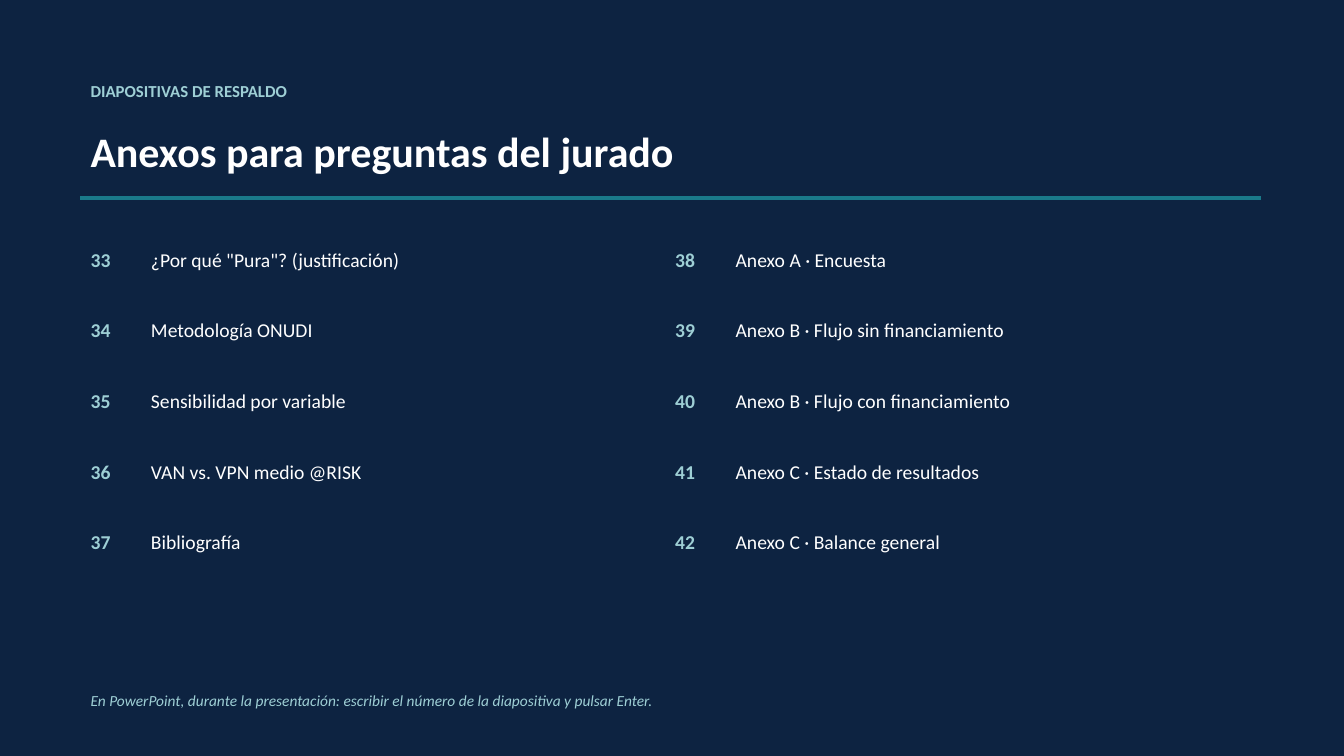
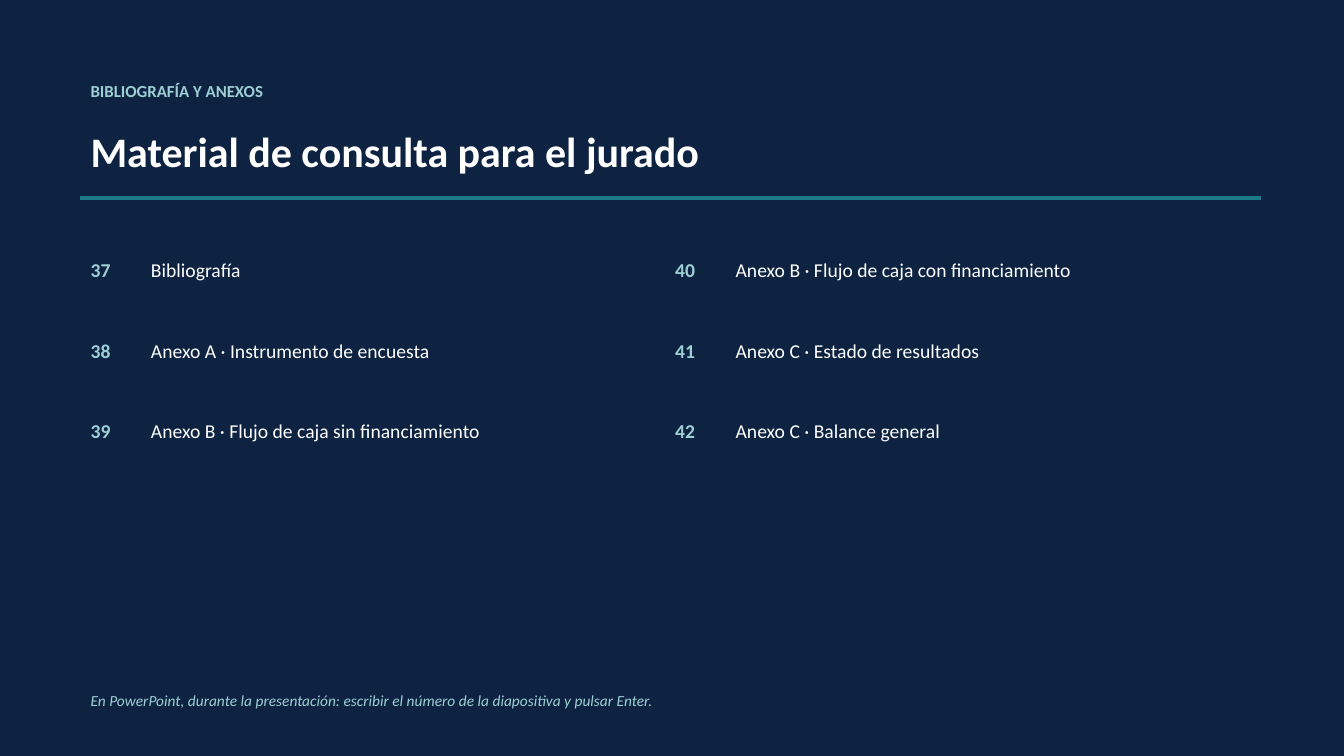
Before and after one commit to modelqdeluxe-ops/ss, a slide deck: slide 36 of Defensa_Tesis_Jaime_Fredy_Horacio_corregida.pptx (slide 32 before the commit). Drawn at 1344x756 pixels with LibreOffice and Linux fonts; fonts in the diff are those of the drawing. Boxes give left, top, right and bottom in pixels: in the first picture for what was removed or moved away, otherwise in the second. Text is boxed around its words. In the diff, an @@ line names an element or a change of style, - is before the commit and + after.

```diff
--- a/Defensa_Tesis_Jaime_Fredy_Horacio_corregida.pptx
+++ b/Defensa_Tesis_Jaime_Fredy_Horacio_corregida.pptx
@@ text at [91,83,263,97]: text changed @@
-DIAPOSITIVAS DE RESPALDO
+BIBLIOGRAFÍA Y ANEXOS
@@ text at [91,137,699,174]: text changed @@
-Anexos para preguntas del jurado
+Material de consulta para el jurado
@@ text "37": place and size @@
-text "37" at [91,536,111,549]
+text "37" at [91,264,111,277]
@@ text removed at [91,254,111,267] @@
-33
@@ text "Bibliografía": place and size @@
-text "Bibliografía" at [151,535,241,553]
+text "Bibliografía" at [151,263,241,281]
@@ text removed at [151,253,399,271] @@
-¿Por qué "Pura"? (justificación)
@@ text "40": place and size @@
-text "40" at [675,395,695,408]
+text "40" at [675,264,695,277]
@@ text at [736,263,1070,281]: text changed @@
-Anexo B · Flujo con financiamiento
+Anexo B · Flujo de caja con financiamiento
@@ text "38": place and size @@
-text "38" at [675,253,695,267]
+text "38" at [91,344,111,358]
@@ text removed at [91,324,111,337] @@
-34
@@ text removed at [151,323,312,341] @@
-Metodología ONUDI
@@ text "41": place and size @@
-text "41" at [675,466,695,479]
+text "41" at [675,345,695,358]
@@ text "Anexo C · Estado de ...": place and size @@
-text "Anexo C · Estado de ..." at [736,465,979,479]
+text "Anexo C · Estado de ..." at [736,344,979,358]
@@ text at [151,344,430,358]: text changed @@
-Anexo A · Encuesta
+Anexo A · Instrumento de encuesta
@@ text "39": place and size @@
-text "39" at [675,324,695,337]
+text "39" at [91,425,111,438]
@@ text removed at [91,395,111,408] @@
-35
@@ text removed at [151,394,345,411] @@
-Sensibilidad por variable
@@ text "42": place and size @@
-text "42" at [675,536,695,549]
+text "42" at [675,425,695,438]
@@ text "Anexo C · Balance general": place and size @@
-text "Anexo C · Balance general" at [736,535,940,553]
+text "Anexo C · Balance general" at [736,424,940,442]
@@ text at [151,424,479,442]: text changed @@
-Anexo B · Flujo sin financiamiento
+Anexo B · Flujo de caja sin financiamiento
@@ text removed at [91,465,111,479] @@
-36
@@ text removed at [151,465,361,482] @@
-VAN vs. VPN medio @RISK
```
Also in this commit, not shown: 2 other slides changed, 1 other file.
